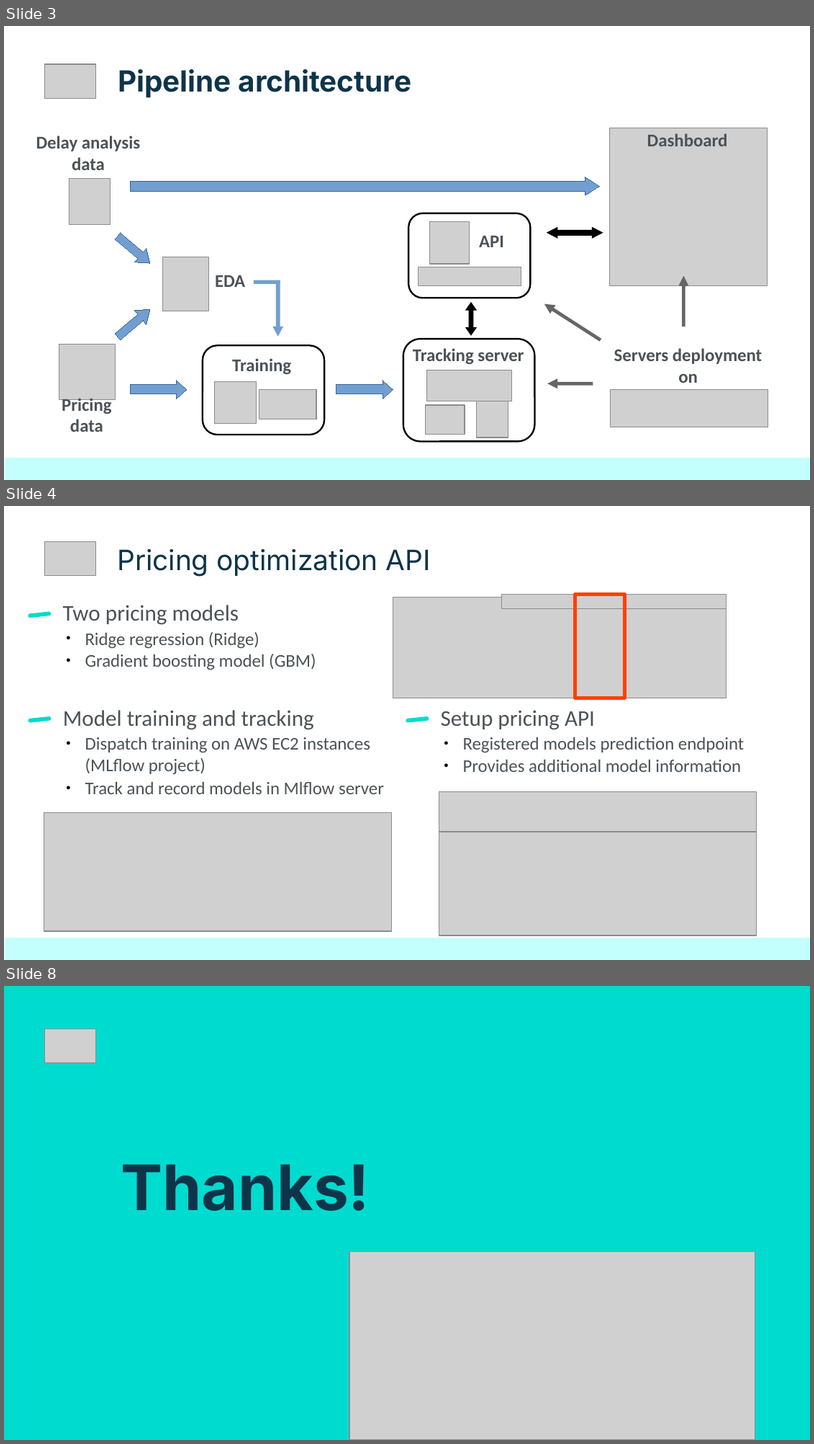
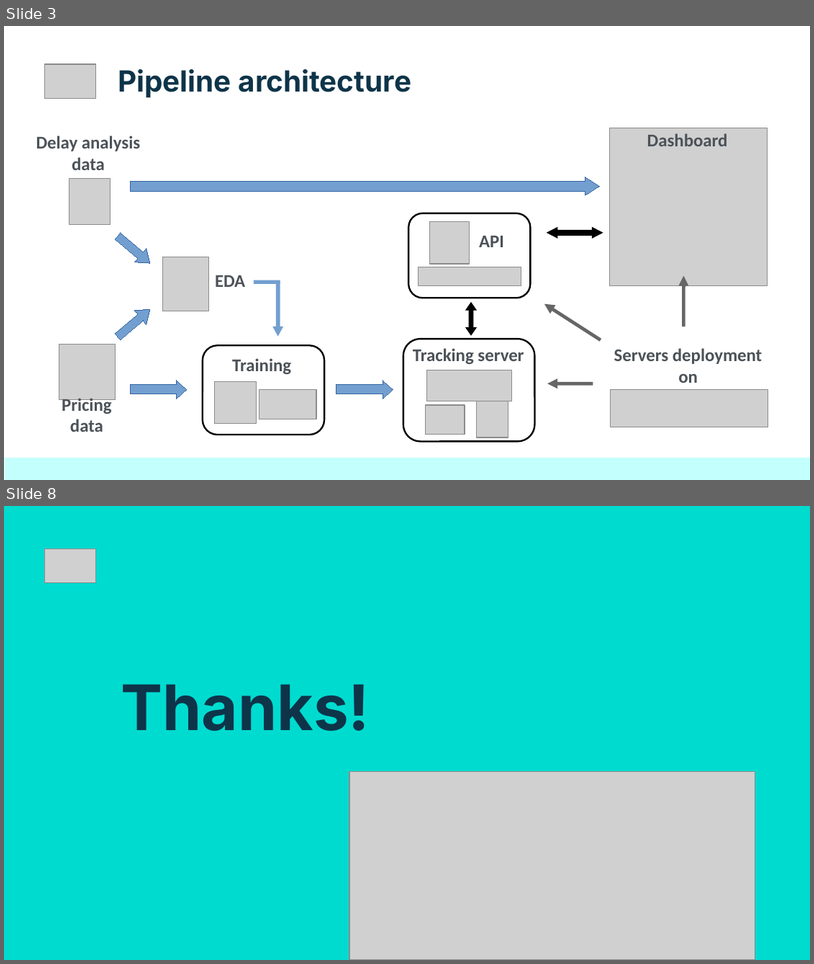
Before and after one commit to netesf13d/jedha-projects, a slide deck: 2-03-Automatic_Fraud_Detection/presentation/Presentation - 2-03 - Automatic Fraud Detection.odp. Shown one above the other, each under a label of ours: slides 3, 4 and 8 before the commit, slides 3 and 8 after it; the slides between them are not shown. The pictures are 814x1444 and 814x964 pixels, drawn with LibreOffice and Linux fonts; fonts in the diff are those of the drawing; grey boxes stand for pictures. Boxes give left, top, right and bottom in pixels: in the first picture for what was removed or moved away, otherwise in the second. Text is boxed around its words. In the diff, an @@ line names an element or a change of style, - is before the commit and + after.

```diff
--- a/2-03-Automatic_Fraud_Detection/presentation/Presentation - 2-03 - Automatic Fraud Detection.odp
+++ b/2-03-Automatic_Fraud_Detection/presentation/Presentation - 2-03 - Automatic Fraud Detection.odp
@@ slide 4 removed at [4, 506, 810, 960], background #FFFFFF @@
@@ picture removed at [45, 541, 96, 575] @@
@@ title removed at [117, 548, 431, 577] @@
-Pricing optimization API
@@ rounded rectangle removed at [28, 611, 52, 618] @@
@@ title removed at [63, 605, 239, 625] @@
-Two pricing models
@@ picture removed at [394, 597, 727, 698] @@
@@ picture removed at [502, 594, 727, 608] @@
@@ rectangle removed at [576, 594, 626, 697] @@
@@ title removed at [85, 632, 260, 649] @@
-● Ridge regression (Ridge)
@@ title removed at [85, 654, 316, 670] @@
-● Gradient boosting model (GBM)
@@ rounded rectangle removed at [28, 716, 52, 723] @@
@@ title removed at [63, 710, 314, 730] @@
-Model training and tracking
@@ rounded rectangle removed at [406, 716, 430, 723] @@
@@ title removed at [441, 710, 595, 730] @@
-Setup pricing API
@@ title removed at [85, 736, 370, 775] @@
-● Dispatch training on AWS EC2 instances
-  (MLflow project)
@@ title removed at [463, 736, 744, 753] @@
-● Registered models prediction endpoint
@@ title removed at [463, 759, 741, 772] @@
-● Provides additional model information
@@ title removed at [85, 781, 384, 794] @@
-● Track and record models in Mlflow server
@@ picture removed at [440, 791, 757, 831] @@
@@ picture removed at [44, 813, 392, 931] @@
@@ picture removed at [440, 831, 757, 936] @@
@@ rectangle removed at [5, 937, 810, 959] @@
```
Also in this commit, not shown: 1 slide changed, 4 slides added, 3 other slides removed, 12 other files.
